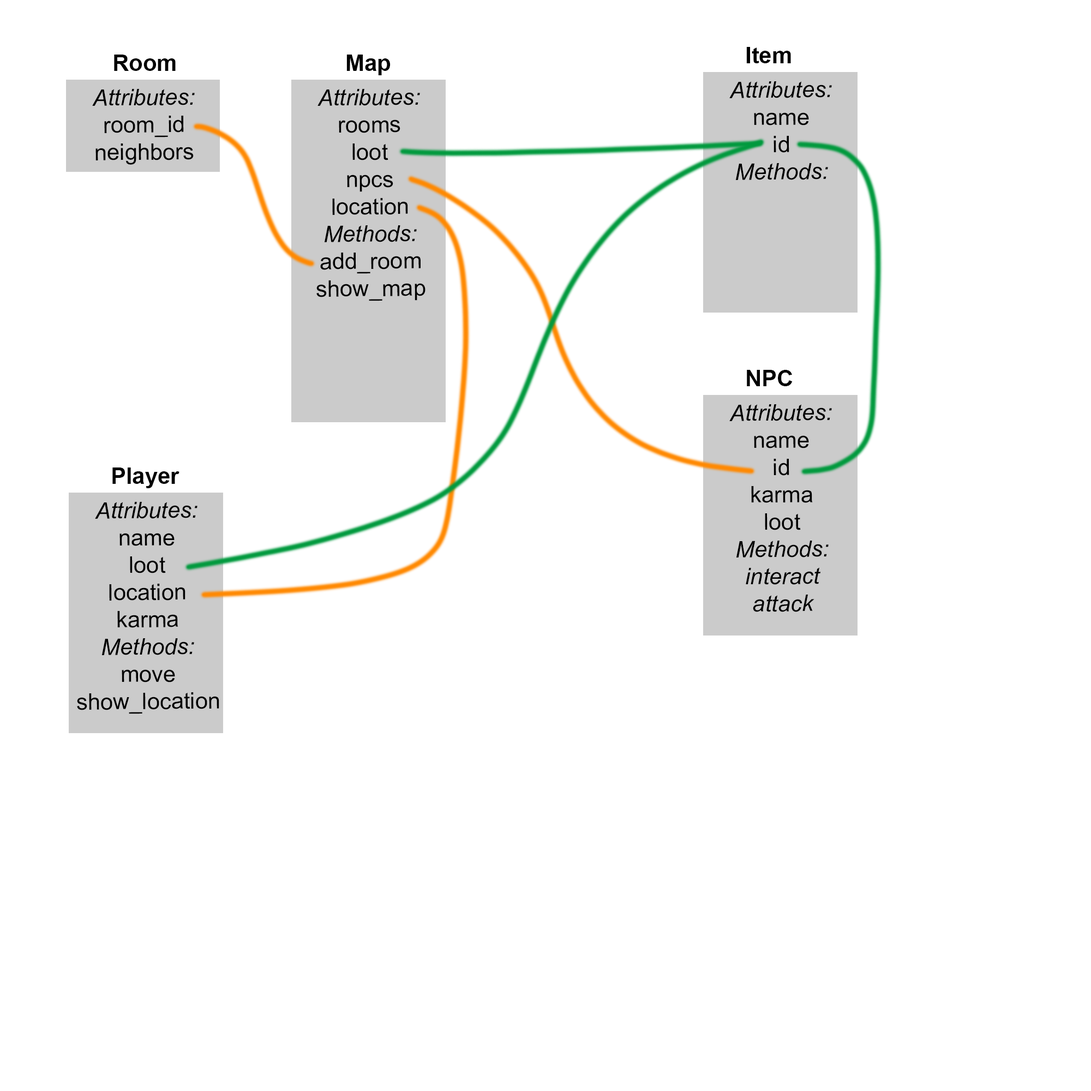
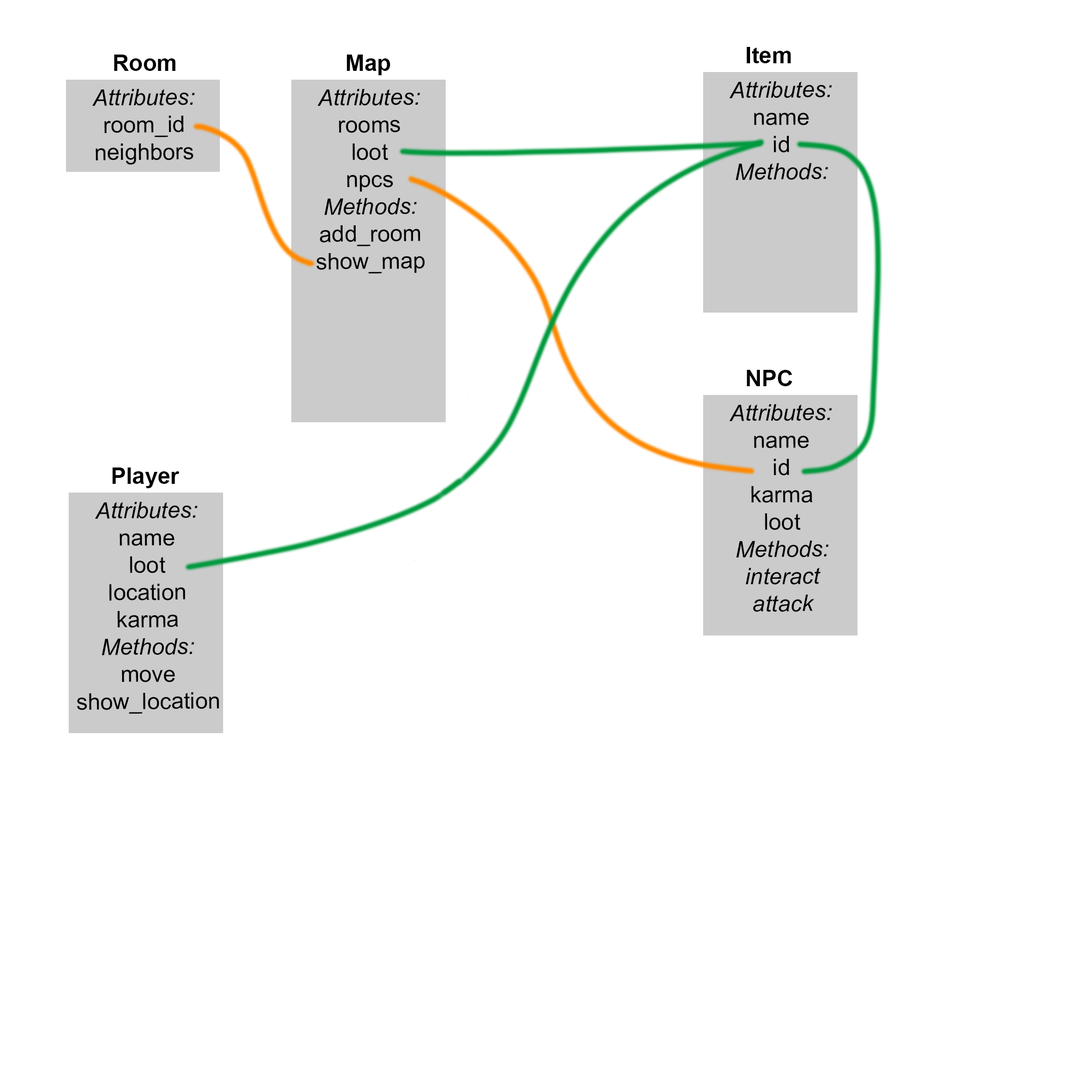
The second 1091 × 1091 image is a revision of the first. Changes to its layers:
painted on "from Map" over [199, 201, 471, 601]
renamed "Attributes: rooms loot npcs location Methods: add_room show_map" to "Attributes: rooms loot npcs Methods: add_room show_map", painted on it over [316, 198, 426, 302]
